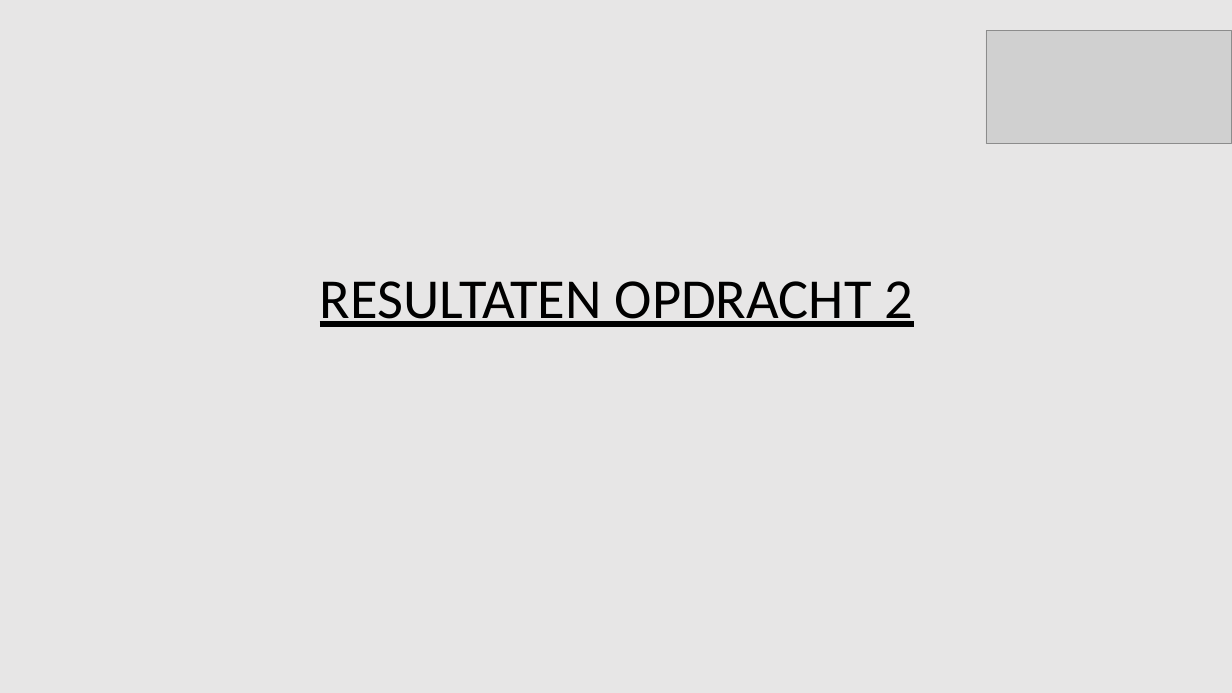
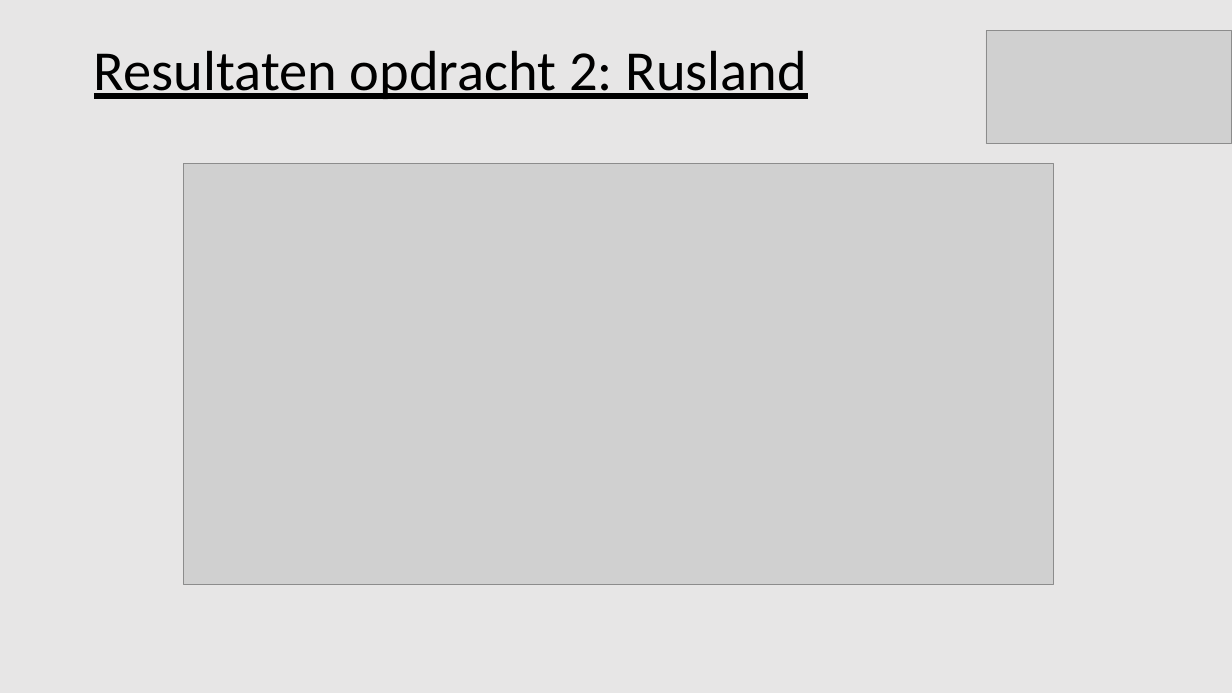
Before and after one commit to Tomttaw/Radio-Russia, a slide deck: slide 11 of eindpresentatie.pptx (slide 10 before the commit). Drawn at 1232x693 pixels with LibreOffice and Linux fonts; fonts in the diff are those of the drawing; grey boxes stand for pictures. Boxes give left, top, right and bottom in pixels: in the first picture for what was removed or moved away, otherwise in the second. Text is boxed around its words. In the diff, an @@ line names an element or a change of style, - is before the commit and + after.

```diff
--- a/eindpresentatie.pptx
+++ b/eindpresentatie.pptx
@@ title "Resultaten opdracht 2: Rusland" at (x1=94, y1=50, x2=808, y2=99): vertical alignment middle to top @@
@@ title at (x1=94, y1=50, x2=808, y2=99): text changed @@
-RESULTATEN OPDRACHT 2
+Resultaten opdracht 2: Rusland
@@ picture added at (x1=183, y1=164, x2=1053, y2=584) @@
```
Also in this commit, not shown: 9 other slides changed, 1 slide added, 2 slides removed, 7 other files.
